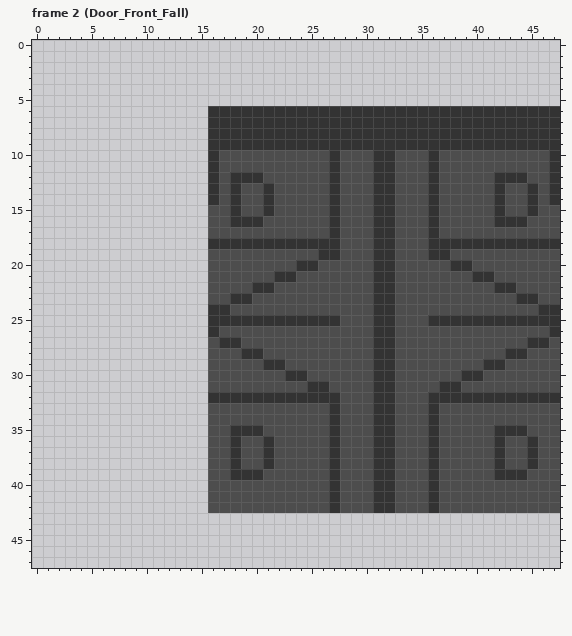
A pixel-art file gets an edit: ClientGV/Assets/ArtWork/WhiteBlock/Test_Tile_Door/Door_Front.aseprite. This is how it looked before the edit.
48x48 pixels, 8 frames. Shown: frame 2 (Door_Front_Fall). The old version is drawn lined up with the new one. The commit also changed other frames, which this record leaves out.
New version:
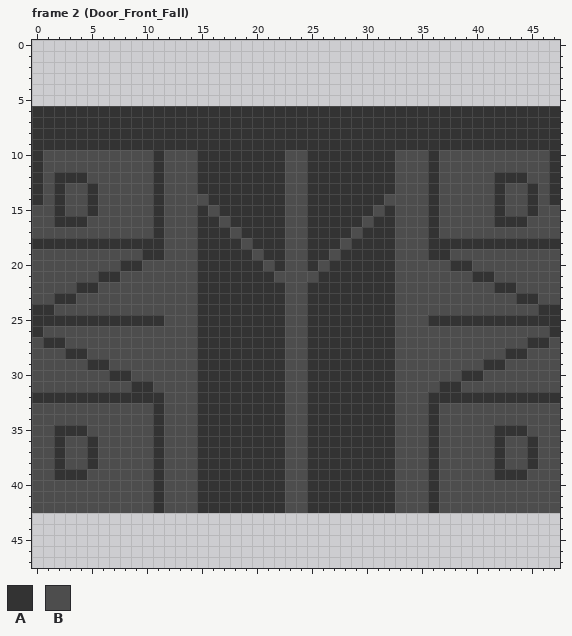
Palette (. is transparent): A #333333  B #4d4d4d
From old to new:
whole drawing moved by +8,+3 (the old picture is shown already moved)
Frame 2 (Door_Front_Fall):
y 6..9: x 0..15 ................ -> AAAAAAAAAAAAAAAA
y 10..11: x 0..15 ................ -> ABBBBBBBBBBABBBA; x 17..22 BBBBBB -> AAAAAA; x 25..26 BB -> AA; x 28..30 BBB -> AAA
y 12: x 0..15 ................ -> ABAAABBBBBBABBBA; x 17 B -> A; x 21..22 BB -> AA; x 25..26 BB -> AA; x 28..30 BBB -> AAA
y 13: x 0..15 ................ -> ABABBABBBBBABBBA; x 17 B -> A; x 19..20 BB -> AA; x 22 B -> A; x 25..26 BB -> AA; x 28..30 BBB -> AAA
y 14: x 0..15 ................ -> ABABBABBBBBABBBB; x 17 B -> A; x 19..20 BB -> AA; x 22 B -> A; x 25..26 BB -> AA; x 28..30 BBB -> AAA; x 32 A -> B
y 15: x 0..15 ................ -> BBABBABBBBBABBBA; x 17 B -> A; x 19..20 BB -> AA; x 22 B -> A; x 25..26 BB -> AA; x 28..31 BBBA -> AAAB
y 16: x 0..16 ................B -> BBAAABBBBBBABBBAA; x 21..22 BB -> AA; x 25..26 BB -> AA; x 28..29 BB -> AA
y 17: x 0..17 ................BB -> BBBBBBBBBBBABBBAAA; x 19..22 BBBB -> AAAA; x 25..26 BB -> AA; x 28 B -> A; x 30 B -> A
y 18: x 0..15 ................ -> AAAAAAAAAAAABBBA; x 19 A -> B; x 23..24 AA -> BB; x 29..30 BB -> AA
y 19: x 0..19 ................BBBB -> BBBBBBBBBBAABBBAAAAA; x 21..22 BB -> AA; x 25 B -> A; x 27..30 ABBB -> BAAA
y 20: x 0..20 ................BBBBB -> BBBBBBBBAABBBBBAAAAAA; x 22 B -> A; x 24 A -> B; x 27..30 BBBB -> AAAA
y 21: x 0..23 ................BBBBBBAA -> BBBBBBAABBBBBBBAAAAAAABB; x 26..30 BBBBB -> AAAAA
y 22: x 0..19 ................BBBB -> BBBBAABBBBBBBBBAAAAA; x 22 B -> A; x 25..30 BBBBBB -> AAAAAA
y 23: x 0..17 ................BB -> BBAABBBBBBBBBBBAAA; x 20..22 BBB -> AAA; x 25..30 BBBBBB -> AAAAAA
y 24: x 0..15 ................ -> AABBBBBBBBBBBBBA; x 18..22 BBBBB -> AAAAA; x 25..30 BBBBBB -> AAAAAA
y 25: x 0..15 ................ -> AAAAAAAAAAAABBBA; x 23..24 AA -> BB; x 28..30 BBB -> AAA
y 26: x 0..15 ................ -> ABBBBBBBBBBBBBBA; x 17..22 BBBBBB -> AAAAAA; x 25..30 BBBBBB -> AAAAAA
y 27: x 0..16 ................B -> BAABBBBBBBBBBBBAA; x 19..22 BBBB -> AAAA; x 25..30 BBBBBB -> AAAAAA
y 28: x 0..18 ................BBB -> BBBAABBBBBBBBBBAAAA; x 21..22 BB -> AA; x 25..30 BBBBBB -> AAAAAA
y 29: x 0..20 ................BBBBB -> BBBBBAABBBBBBBBAAAAAA; x 25..30 BBBBBB -> AAAAAA
y 30: x 0..30 ................BBBBBBBAABBBBBB -> BBBBBBBAABBBBBBAAAAAAAABBAAAAAA
y 31: x 0..22 ................BBBBBBB -> BBBBBBBBBAABBBBAAAAAAAA; x 27..30 BBBB -> AAAA
y 32: x 0..15 ................ -> AAAAAAAAAAAABBBA; x 23..24 AA -> BB; x 28..30 BBB -> AAA
y 33..34: x 0..22 ................BBBBBBB -> BBBBBBBBBBBABBBAAAAAAAA; x 25..26 BB -> AA; x 28..30 BBB -> AAA
y 35: x 0..17 ................BB -> BBAAABBBBBBABBBAAA; x 21..22 BB -> AA; x 25..26 BB -> AA; x 28..30 BBB -> AAA
y 36..38: x 0..17 ................BB -> BBABBABBBBBABBBAAA; x 19..20 BB -> AA; x 22 B -> A; x 25..26 BB -> AA; x 28..30 BBB -> AAA
y 39: x 0..17 ................BB -> BBAAABBBBBBABBBAAA; x 21..22 BB -> AA; x 25..26 BB -> AA; x 28..30 BBB -> AAA
y 40..42: x 0..22 ................BBBBBBB -> BBBBBBBBBBBABBBAAAAAAAA; x 25..26 BB -> AA; x 28..30 BBB -> AAA
